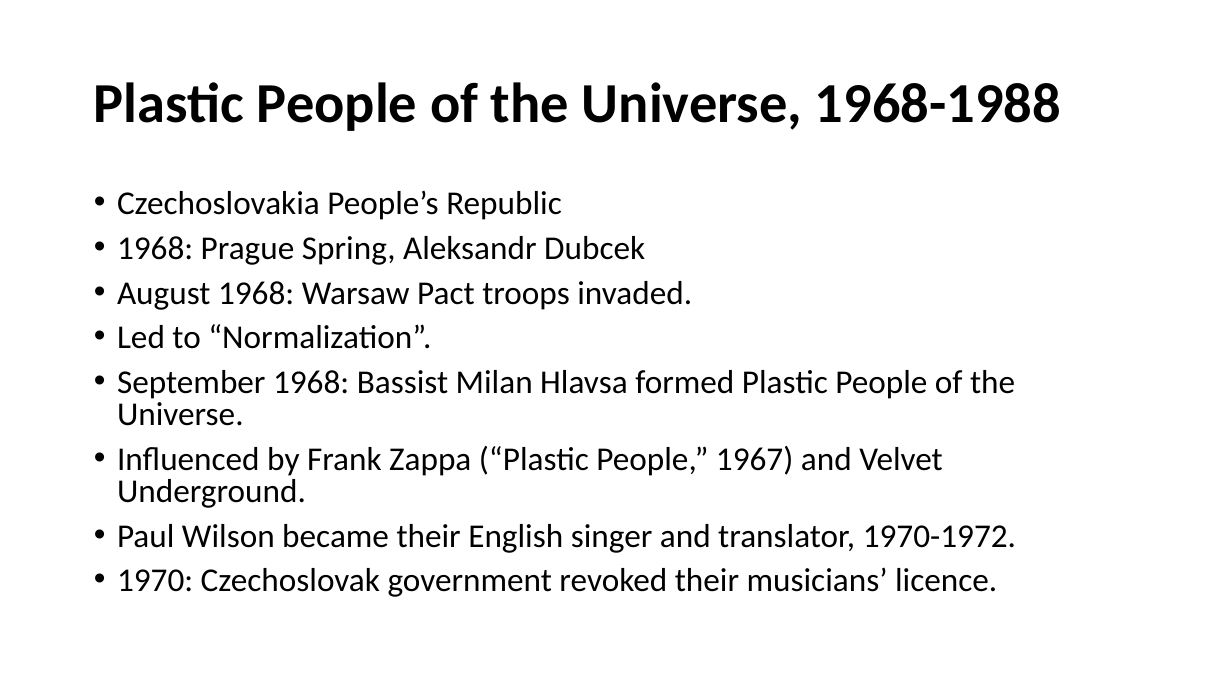
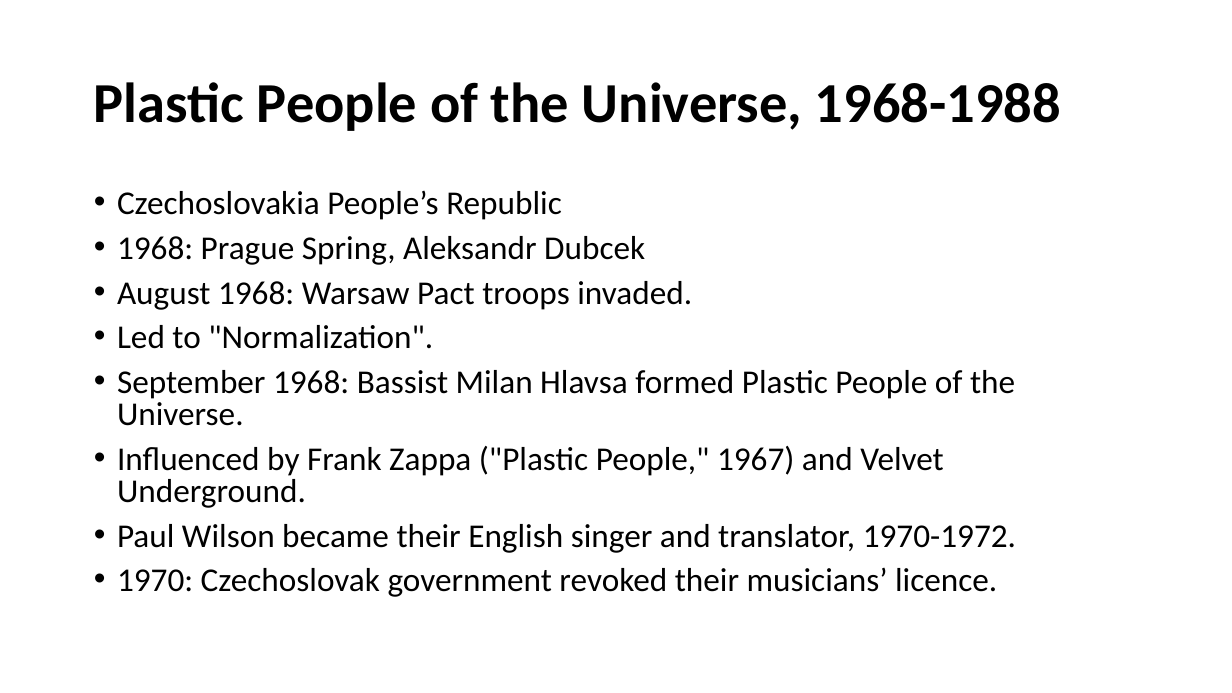
Before and after one commit to mrbaker1917/website, a slide deck: slide 5 of HSTR121/ppts/Rock and Roll outside the West.pptx. Drawn at 1232x693 pixels with LibreOffice and Linux fonts; fonts in the diff are those of the drawing; background and template pictures are left out. Boxes give left, top, right and bottom in pixels: in the first picture for what was removed or moved away, otherwise in the second. Text is boxed around its words. In the diff, an @@ line names an element or a change of style, - is before the commit and + after.

Commit message:
Added the HIP

```diff
--- a/HSTR121/ppts/Rock and Roll outside the West.pptx
+++ b/HSTR121/ppts/Rock and Roll outside the West.pptx
@@ text at [117,325,433,349]: text changed @@
-• Led to “Normalization”.
+• Led to "Normalization".
@@ text at [117,446,944,508]: text changed @@
-• Influenced by Frank Zappa (“Plastic People,” 1967) and Velvet Underground.
+• Influenced by Frank Zappa ("Plastic People," 1967) and Velvet Underground.
```
Also in this commit, not shown: 6 other slides changed, 3 slides added.
